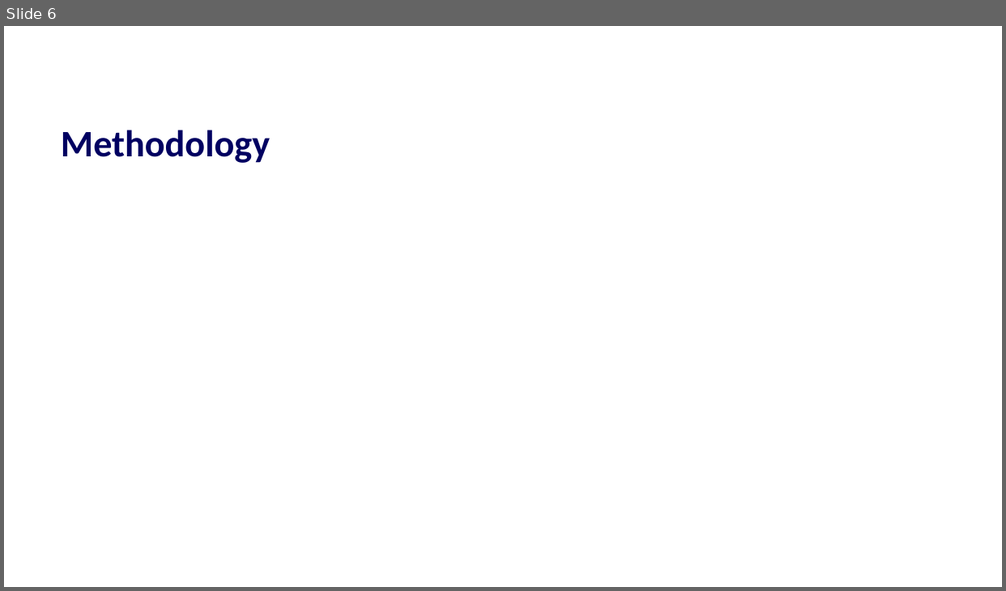
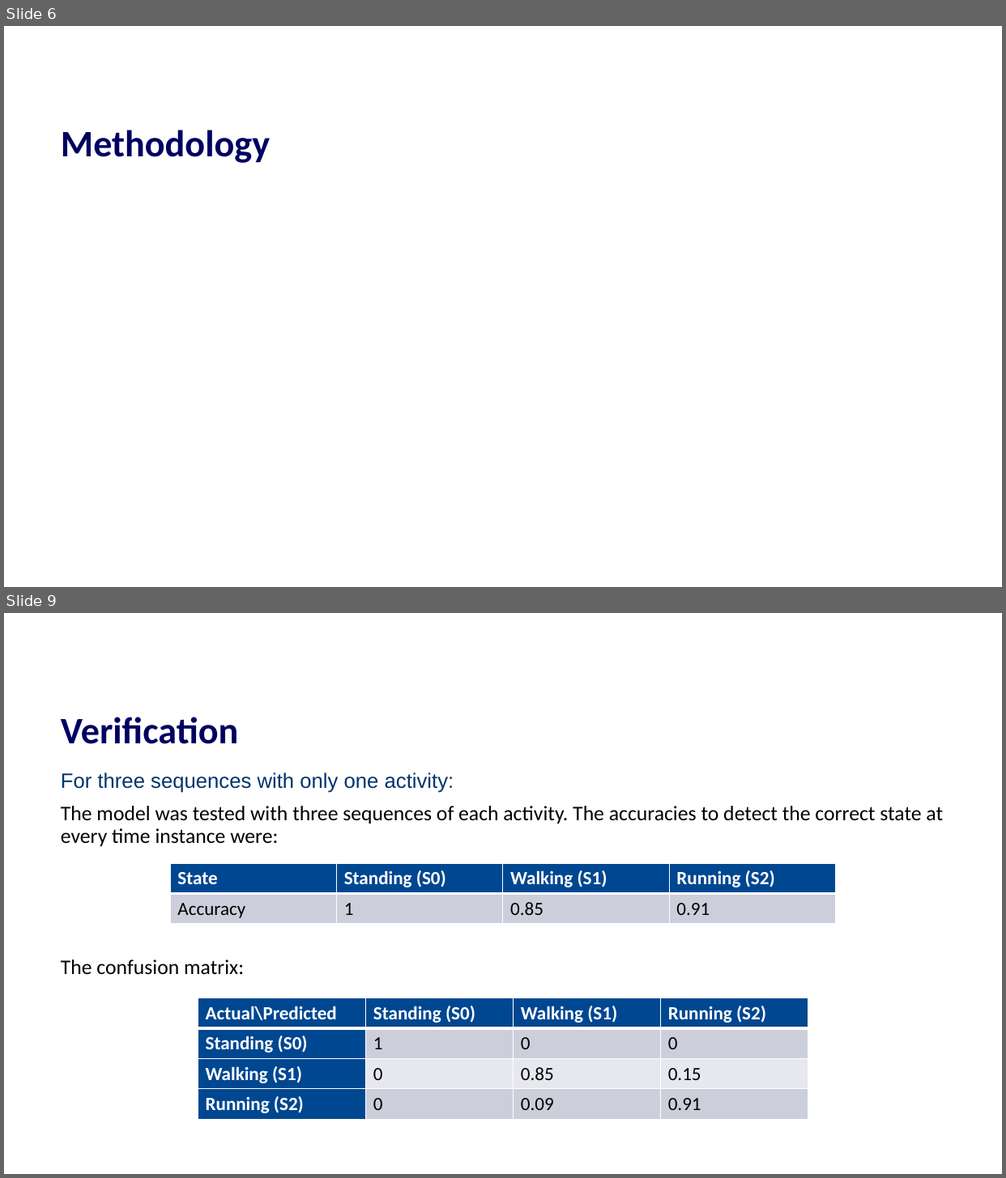
Before and after one commit to TheresaHoesl/PatternRecognition_MachineLearning, a slide deck: Final_project/presentation.pptx. Shown one above the other, each under a label of ours: slide 6 before the commit, slides 6 and 9 after it; the slides between them are not shown. The pictures are 1006x591 and 1006x1178 pixels, drawn with LibreOffice and Linux fonts; fonts in the diff are those of the drawing; grey boxes stand for pictures; background and template pictures are left out. Boxes give left, top, right and bottom in pixels: in the first picture for what was removed or moved away, otherwise in the second. Text is boxed around its words. In the diff, an @@ line names an element or a change of style, - is before the commit and + after.

```diff
--- a/Final_project/presentation.pptx
+++ b/Final_project/presentation.pptx
@@ slide 9 added at [4, 613, 1002, 1174], background #FFFFFF @@
@@ title added at [61, 717, 238, 744], 36 pt, text #000061, bold @@
+Verification
@@ text added at [61, 773, 943, 975], 20 pt, text #000000 @@
+For three sequences with only one activity:
+The model was tested with three sequences of each activity. The accuracies to detect the correct state at every time instance were:
+The confusion matrix:
@@ table added at [170, 863, 835, 924], 2 rows, 4 columns @@
+State | Standing (S0) | Walking (S1) | Running (S2)
+Accuracy | 1 | 0.85 | 0.91
@@ table added at [198, 999, 808, 1120], 4 rows, 4 columns @@
+Actual\Predicted | Standing (S0) | Walking (S1) | Running (S2)
+Standing (S0) | 1 | 0 | 0
+Walking (S1) | 0 | 0.85 | 0.15
+Running (S2) | 0 | 0.09 | 0.91
```
Also in this commit, not shown: 2 slides changed, 3 other slides added, 7 slides removed.
